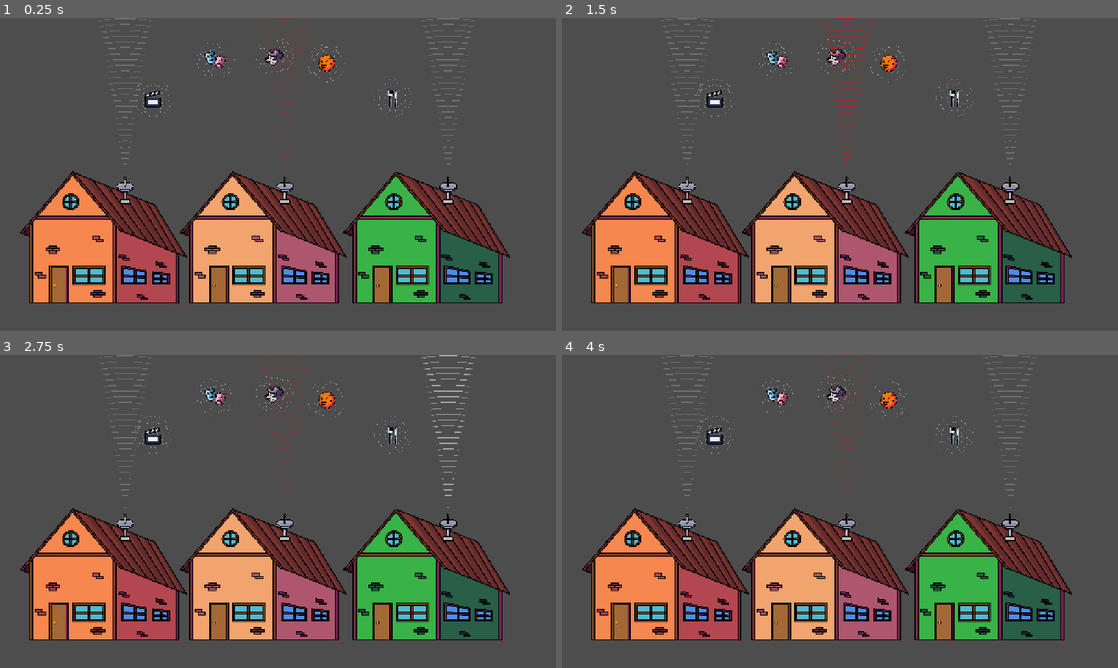
Above: before the commit, frames 1-4 (two rows, left to right).
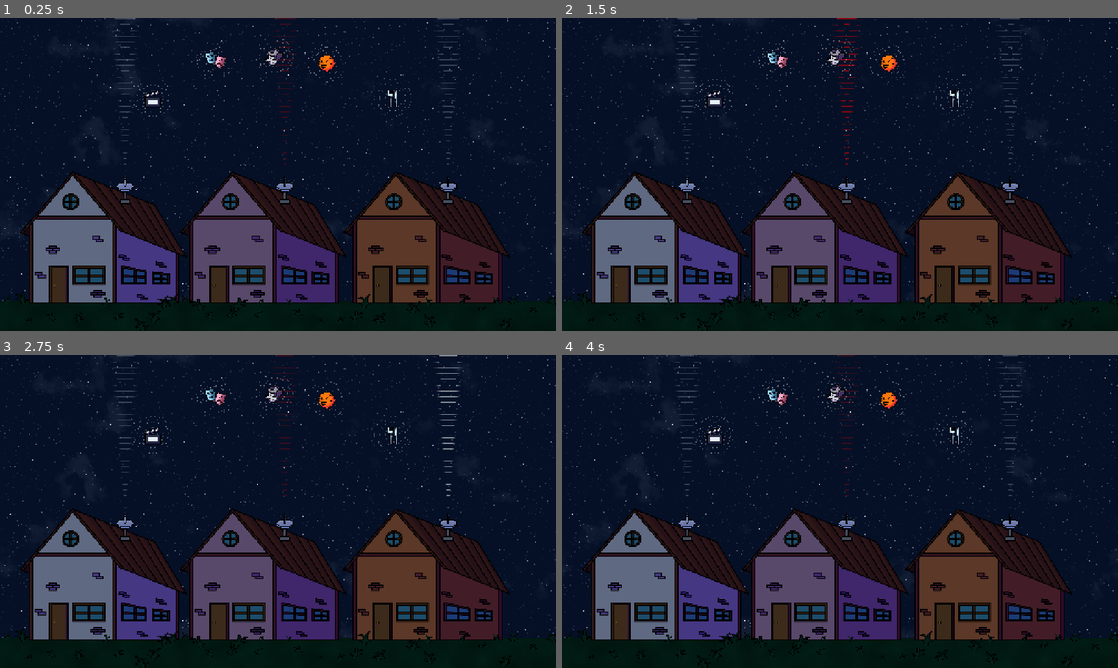
Above: after the commit, the same moments.

Repository: PedroMarangon/Ludum-Dare-59_TV-Signal-Game
Game: Godot game, scene res://scenes/game.tscn
The game is run twice, just before and just after one commit, with the same random seed, the same clock (stepped at 60 frames per second) and the same inputs. The engine's default icon, where the game draws it, is replaced by a stand-in: a white triangle on a blue panel in a dark square.
Inputs (mouse positions are in pixels of both pictures, inside the frame that each line leads up to):
- Up to frame 1 (0.25 s): no input
- Up to frame 2 (1.5 s): move the mouse to (689, 187) at 0.52 s; click (689, 187) at 0.67 s; move the mouse to (845, 187) at 1.27 s; click (845, 187) at 1.42 s
- Up to frame 3 (2.75 s): move the mouse to (450, 524) at 2.02 s; click (450, 524) at 2.17 s
- Up to frame 4 (4 s): move the mouse to (812, 574) at 2.77 s; click (812, 574) at 2.92 s; move the mouse to (1006, 558) at 3.52 s; click (1006, 558) at 3.67 s

The runs differ from the first frame. In frame 1, 94% of the frame differs, in the area x 0-100%, y 0-100%; in frame 2, 94%; in frame 3, 94%; in frame 4, 94%.

Commit message:
Added grass and night BG to the game

Diff:
--- a/prefabs/house.tscn
+++ b/prefabs/house.tscn
@@ -1,27 +1,11 @@
 [gd_scene format=3 uid="uid://tqvckvutc3s7"]
 
 [ext_resource type="Texture2D" uid="uid://cgn8646i41vre" path="res://assets/house.png" id="1_25t6t"]
-
-[sub_resource type="GDScript" id="GDScript_25t6t"]
-resource_name = "house_sprite"
-script/source = "@tool
-class_name HouseSprite extends Node2D
-
-@export_group(\"Colors\")
-@export var random_color :bool = true
-@export var colors :Array[Color] = [Color.WHITE]
-@export var single_color :Color = Color.WHITE
-
-@onready var walls: Sprite2D = %Walls
-
-func _ready() -> void:
-	if Engine.is_editor_hint():
-		return
-	%Walls.modulate = colors.pick_random() if random_color else single_color
-"
+[ext_resource type="Script" uid="uid://covx8d63hxbjn" path="res://scripts/house.gd" id="1_o8sle"]
 
 [node name="House" type="Node2D" unique_id=1085918880]
-script = SubResource("GDScript_25t6t")
+modulate = Color(0.3723, 0.41360998, 0.51, 1)
+script = ExtResource("1_o8sle")
 colors = Array[Color]([Color(1, 1, 1, 1), Color(0.87, 0.36540002, 0.36540002, 1), Color(0.22399999, 0.7, 0.2795334, 1), …(297 unchanged characters)…
 
 [node name="Walls" type="Sprite2D" parent="." unique_id=51530623]
@@ -44,7 +28,3 @@
 texture = ExtResource("1_25t6t")
 hframes = 2
 vframes = 2
-
-[node name="RemoteTransform2D" type="RemoteTransform2D" parent="." unique_id=1046158454]
-position = Vector2(96, -1056)
-scale = Vector2(0.99999994, 0.99999994)
--- a/prefabs/tv_antenna.tscn
+++ b/prefabs/tv_antenna.tscn
@@ -14,7 +14,7 @@
 [sub_resource type="ShaderMaterial" id="ShaderMaterial_aq5bu"]
 shader = ExtResource("3_ewu38")
 shader_parameter/offset = Vector2(0, -0.5)
-shader_parameter/angle = 15.0
+shader_parameter/angle = 6.0
 shader_parameter/angle_edge = 3.0
 shader_parameter/ring_frequency = 600.0
 shader_parameter/ring_width = 0.90000004275
@@ -36,6 +36,7 @@
 
 [node name="BaseSprite" type="Sprite2D" parent="." unique_id=494679810]
 unique_name_in_owner = true
+modulate = Color(0.3723, 0.41360998, 0.51, 1)
 position = Vector2(0, 105)
 scale = Vector2(0.4999999, 0.4999999)
 texture = ExtResource("8_gefff")
@@ -55,7 +56,7 @@
 
 [node name="TV_Area2D" type="Area2D" parent="Head/TV_SpriteShader" unique_id=98487875]
 position = Vector2(0, 64.25532)
-scale = Vector2(0.06382978, 0.06382978)
+scale = Vector2(0.03982985, 0.06382978)
 collision_layer = 2
 collision_mask = 2
 
@@ -64,6 +65,7 @@
 
 [node name="HeadSprite" type="Sprite2D" parent="Head" unique_id=1846191870]
 unique_name_in_owner = true
+modulate = Color(0.73, 0.811, 1, 1)
 position = Vector2(0, -22.5)
 scale = Vector2(0.24999999, 0.24999999)
 texture = ExtResource("8_gefff")
--- a/scenes/game.tscn
+++ b/scenes/game.tscn
@@ -1,7 +1,9 @@
 [gd_scene format=3 uid="uid://blb8kba4uy581"]
 
+[ext_resource type="Shader" uid="uid://dw32vddpa3wni" path="res://shaders/bg_stars.gdshader" id="1_vtaks"]
 [ext_resource type="PackedScene" uid="uid://dj7hrroalnam7" path="res://prefabs/tv_antenna.tscn" id="1_yqjtg"]
 [ext_resource type="Script" uid="uid://dhg1muh52x5l0" path="res://scripts/interest.gd" id="3_feb5d"]
+[ext_resource type="Texture2D" uid="uid://djuy5yvbwang1" path="res://assets/icons.png" id="3_kvpfn"]
 [ext_resource type="Resource" uid="uid://mnny2q74ljs5" path="res://resources/interest_movie.tres" id="3_lbhrr"]
 [ext_resource type="PackedScene" uid="uid://wo721h5vxll1" path="res://prefabs/interest.tscn" id="3_lnu2h"]
 [ext_resource type="Resource" uid="uid://c6bpd28kldre7" path="res://resources/interest_cooking.tres" id="4_u5sy4"]
@@ -10,26 +12,519 @@
 [ext_resource type="Resource" uid="uid://beveyt2dp5b3y" path="res://resources/interest_drama.tres" id="7_vtaks"]
 [ext_resource type="PackedScene" uid="uid://tqvckvutc3s7" path="res://prefabs/house.tscn" id="9_0tnpc"]
 
+[sub_resource type="Gradient" id="Gradient_vtaks"]
+offsets = PackedFloat32Array(0.672043, 0.79569894)
+
+[sub_resource type="FastNoiseLite" id="FastNoiseLite_kvpfn"]
+noise_type = 5
+frequency = 0.0115
+offset = Vector3(-208, 0, 0)
+domain_warp_enabled = true
+
+[sub_resource type="NoiseTexture2D" id="NoiseTexture2D_dinhu"]
+width = 1328
+height = 680
+noise = SubResource("FastNoiseLite_kvpfn")
+color_ramp = SubResource("Gradient_vtaks")
+seamless = true
+
+[sub_resource type="Gradient" id="Gradient_kvpfn"]
+offsets = PackedFloat32Array(0.7607527, 0.85215056)
+
+[sub_resource type="FastNoiseLite" id="FastNoiseLite_dinhu"]
+frequency = 0.1686
+
+[sub_resource type="NoiseTexture2D" id="NoiseTexture2D_kvuet"]
+width = 1328
+height = 680
+generate_mipmaps = false
+noise = SubResource("FastNoiseLite_dinhu")
+color_ramp = SubResource("Gradient_kvpfn")
+seamless = true
+normalize = false
+seamless_blend_skirt = 0.0
+
+[sub_resource type="ShaderMaterial" id="ShaderMaterial_kvpfn"]
+shader = ExtResource("1_vtaks")
+shader_parameter/star_noise = SubResource("NoiseTexture2D_kvuet")
+shader_parameter/speed = 1.0
+shader_parameter/cloud_power = 0.05
+shader_parameter/multiply_cloud = false
+shader_parameter/clouds_noise = SubResource("NoiseTexture2D_dinhu")
+
+[sub_resource type="Gradient" id="Gradient_dinhu"]
+colors = PackedColorArray(0.62, 0.62, 0.62, 1, 1, 1, 1, 1)
+
+[sub_resource type="FastNoiseLite" id="FastNoiseLite_kvuet"]
+
+[sub_resource type="NoiseTexture2D" id="NoiseTexture2D_trtic"]
+width = 1328
+height = 84
+noise = SubResource("FastNoiseLite_kvuet")
+color_ramp = SubResource("Gradient_dinhu")
+
+[sub_resource type="Gradient" id="Gradient_ir15t"]
+colors = PackedColorArray(0, 0, 0, 1, 0, 0, 0, 1)
+
+[sub_resource type="FastNoiseLite" id="FastNoiseLite_ca42v"]
+
+[sub_resource type="NoiseTexture2D" id="NoiseTexture2D_rysoc"]
+noise = SubResource("FastNoiseLite_ca42v")
+color_ramp = SubResource("Gradient_ir15t")
+
+[sub_resource type="ShaderMaterial" id="ShaderMaterial_ssvqc"]
+shader = ExtResource("1_vtaks")
+shader_parameter/star_noise = SubResource("NoiseTexture2D_rysoc")
+shader_parameter/speed = 0.0
+shader_parameter/cloud_power = 1.0
+shader_parameter/multiply_cloud = true
+shader_parameter/clouds_noise = SubResource("NoiseTexture2D_trtic")
+
+[sub_resource type="GDScript" id="GDScript_kvpfn"]
+resource_name = "grass_randomizer"
+script/source = "extends Node2D
+
+
+@export_range(0.0, 15.0, 0.1) var skew_random:float = 1.0
+@export_range(0.0, 5.0, 0.1) var rotation_random:float = 1.0
+@export_range(0.0, 0.1, 0.05) var scale_random:float = 0.05
+
+
+# Called when the node enters the scene tree for the first time.
+func _ready() -> void:
+	for grass:Sprite2D in get_children():
+		grass.skew += randf_range(-skew_random, skew_random)
+		grass.rotation_degrees += randf_range(-rotation_random, rotation_random)
+		grass.scale += Vector2.ONE * randf_range(-scale_random, scale_random)
+		grass.flip_h = randf() > 0.5
+"
+
 [node name="Node2D" type="Node2D" unique_id=867534550]
 
 [node name="Scenario" type="Node2D" parent="." unique_id=981728001]
 
+[node name="ColorRect" type="ColorRect" parent="Scenario" unique_id=992477206]
+texture_repeat = 2
+material = SubResource("ShaderMaterial_kvpfn")
+offset_left = -664.0
+offset_top = -312.0
+offset_right = 664.0
+offset_bottom = 368.0
+mouse_filter = 2
+color = Color(0.0195, 0.06300002, 0.15, 1)
+metadata/_edit_lock_ = true
+
+[node name="ColorRect2" type="ColorRect" parent="Scenario" unique_id=910266924]
+texture_repeat = 2
+offset_left = -664.0
+offset_top = 362.0
+offset_right = 664.0
+offset_bottom = 448.0
+mouse_filter = 2
+color = Color(0, 0, 0, 1)
+metadata/_edit_lock_ = true
+
+[node name="ColorRect3" type="ColorRect" parent="Scenario" unique_id=169102404]
+texture_repeat = 2
+material = SubResource("ShaderMaterial_ssvqc")
+offset_left = -664.0
+offset_top = 364.0
+offset_right = 664.0
+offset_bottom = 448.0
+mouse_filter = 2
+color = Color(0.007297091, 0.11868266, 0.08589352, 1)
+metadata/_edit_lock_ = true
+
 [node name="Houses" type="Node2D" parent="Scenario" unique_id=1248918203]
+metadata/_edit_lock_ = true
 
 [node name="House" parent="Scenario/Houses" unique_id=1085918880 instance=ExtResource("9_0tnpc")]
 position = Vector2(-376, 368)
 scale = Vector2(0.25, 0.25)
+metadata/_edit_lock_ = true
 
 [node name="House2" parent="Scenario/Houses" unique_id=2041218654 instance=ExtResource("9_0tnpc")]
 position = Vector2(-8, 368)
 scale = Vector2(0.25, 0.25)
+metadata/_edit_lock_ = true
 
 [node name="House3" parent="Scenario/Houses" unique_id=1526619360 instance=ExtResource("9_0tnpc")]
 position = Vector2(368, 368)
 scale = Vector2(0.25, 0.25)
+metadata/_edit_lock_ = true
+
+[node name="Grass" type="Node2D" parent="Scenario" unique_id=1336957973]
+script = SubResource("GDScript_kvpfn")
+skew_random = 0.5
+rotation_random = 0.5
+metadata/_edit_lock_ = true
+
+[node name="Icons" type="Sprite2D" parent="Scenario/Grass" unique_id=1631389302]
+modulate = Color(0.007843138, 0.11764706, 0.08627451, 1)
+position = Vector2(-624, 358)
+scale = Vector2(0.1, 0.1)
+texture = ExtResource("3_kvpfn")
+hframes = 4
+vframes = 4
+frame = 6
+metadata/_edit_lock_ = true
+
+[node name="Icons2" type="Sprite2D" parent="Scenario/Grass" unique_id=1801769930]
+modulate = Color(0.007843138, 0.11764706, 0.08627451, 1)
+position = Vector2(-590, 354)
+scale = Vector2(0.1, 0.1)
+texture = ExtResource("3_kvpfn")
+hframes = 4
+vframes = 4
+frame = 6
+metadata/_edit_lock_ = true
+
+[node name="Icons3" type="Sprite2D" parent="Scenario/Grass" unique_id=1095454379]
+modulate = Color(0.007843138, 0.11764706, 0.08627451, 1)
+position = Vector2(-394, 364)
+scale = Vector2(0.1, 0.1)
+texture = ExtResource("3_kvpfn")
+hframes = 4
+vframes = 4
+frame = 6
+metadata/_edit_lock_ = true
+
+[node name="Icons4" type="Sprite2D" parent="Scenario/Grass" unique_id=490284916]
+modulate = Color(0.007843138, 0.11764706, 0.08627451, 1)
+position = Vector2(-242.00002, 359)
+scale = Vector2(0.1, 0.1)
+texture = ExtResource("3_kvpfn")
+hframes = 4
+vframes = 4
+frame = 6
+metadata/_edit_lock_ = true
+
+[node name="Icons5" type="Sprite2D" parent="Scenario/Grass" unique_id=510102533]
+modulate = Color(0.007843138, 0.11764706, 0.08627451, 1)
+position = Vector2(-263, 365)
+scale = Vector2(0.1, 0.1)
+texture = ExtResource("3_kvpfn")
+hframes = 4
+vframes = 4
+frame = 6
+metadata/_edit_lock_ = true
+
+[node name="Icons6" type="Sprite2D" parent="Scenario/Grass" unique_id=121241573]
+modulate = Color(0.007843138, 0.11764706, 0.08627451, 1)
+position = Vector2(-185, 369)
+scale = Vector2(0.1, 0.1)
+texture = ExtResource("3_kvpfn")
+hframes = 4
+vframes = 4
+frame = 6
+metadata/_edit_lock_ = true
+
+[node name="Icons7" type="Sprite2D" parent="Scenario/Grass" unique_id=493568952]
+modulate = Color(0.007843138, 0.11764706, 0.08627451, 1)
+position = Vector2(-213, 357)
+scale = Vector2(0.1, 0.1)
+texture = ExtResource("3_kvpfn")
+hframes = 4
+vframes = 4
+frame = 6
+metadata/_edit_lock_ = true
+
+[node name="Icons8" type="Sprite2D" parent="Scenario/Grass" unique_id=1517888093]
+modulate = Color(0.007843138, 0.11764706, 0.08627451, 1)
+position = Vector2(-88.00001, 368)
+scale = Vector2(0.1, 0.1)
+texture = ExtResource("3_kvpfn")
+hframes = 4
+vframes = 4
+frame = 6
+metadata/_edit_lock_ = true
+
+[node name="Icons9" type="Sprite2D" parent="Scenario/Grass" unique_id=1884580156]
+modulate = Color(0.007843138, 0.11764706, 0.08627451, 1)
+position = Vector2(-37.000004, 363)
+scale = Vector2(0.1, 0.1)
+texture = ExtResource("3_kvpfn")
+hframes = 4
+vframes = 4
+frame = 6
+metadata/_edit_lock_ = true
+
+[node name="Icons10" type="Sprite2D" parent="Scenario/Grass" unique_id=746056804]
+modulate = Color(0.007843138, 0.11764706, 0.08627451, 1)
+position = Vector2(24.999996, 364)
+scale = Vector2(0.1, 0.1)
+texture = ExtResource("3_kvpfn")
+hframes = 4
+vframes = 4
+frame = 6
+metadata/_edit_lock_ = true
+
+[node name="Icons11" type="Sprite2D" parent="Scenario/Grass" unique_id=430559267]
+modulate = Color(0.007843138, 0.11764706, 0.08627451, 1)
+position = Vector2(235, 402)
+scale = Vector2(0.1, 0.1)
+texture = ExtResource("3_kvpfn")
+hframes = 4
+vframes = 4
+frame = 6
+metadata/_edit_lock_ = true
+
+[node name="Icons12" type="Sprite2D" parent="Scenario/Grass" unique_id=1279760831]
+modulate = Color(0.007843138, 0.11764706, 0.08627451, 1)
+position = Vector2(181.99998, 395.8)
+scale = Vector2(0.1, 0.1)
+texture = ExtResource("3_kvpfn")
+hframes = 4
+vframes = 4
+frame = 6
+metadata/_edit_lock_ = true
+
+[node name="Icons13" type="Sprite2D" parent="Scenario/Grass" unique_id=985228822]
+modulate = Color(0.007843138, 0.11764706, 0.08627451, 1)
+position = Vector2(200, 362)
+scale = Vector2(0.1, 0.1)
+texture = ExtResource("3_kvpfn")
+hframes = 4
+vframes = 4
+frame = 6
+metadata/_edit_lock_ = true
+
+[node name="Icons24" type="Sprite2D" parent="Scenario/Grass" unique_id=1966678155]
+modulate = Color(0.007843138, 0.11764706, 0.08627451, 1)
+position = Vector2(-157.19998, 395.8)
+scale = Vector2(0.1, 0.1)
+texture = ExtResource("3_kvpfn")
+hframes = 4
+vframes = 4
+frame = 6
+metadata/_edit_lock_ = true
+
+[node name="Icons25" type="Sprite2D" parent="Scenario/Grass" unique_id=536317050]
+modulate = Color(0.007843138, 0.11764706, 0.08627451, 1)
+position = Vector2(-106.19998, 390.8)
+scale = Vector2(0.1, 0.1)
+texture = ExtResource("3_kvpfn")
+hframes = 4
+vframes = 4
+frame = 6
+metadata/_edit_lock_ = true
+
+[node name="Icons26" type="Sprite2D" parent="Scenario/Grass" unique_id=1752178198]
+modulate = Color(0.007843138, 0.11764706, 0.08627451, 1)
+position = Vector2(-44.199986, 391.8)
+scale = Vector2(0.1, 0.1)
+texture = ExtResource("3_kvpfn")
+hframes = 4
+vframes = 4
+frame = 6
+metadata/_edit_lock_ = true
+
+[node name="Icons27" type="Sprite2D" parent="Scenario/Grass" unique_id=911708890]
+modulate = Color(0.007843138, 0.11764706, 0.08627451, 1)
+position = Vector2(46.800003, 388.8)
+scale = Vector2(0.1, 0.1)
+texture = ExtResource("3_kvpfn")
+hframes = 4
+vframes = 4
+frame = 6
+metadata/_edit_lock_ = true
+
+[node name="Icons28" type="Sprite2D" parent="Scenario/Grass" unique_id=483099793]
+modulate = Color(0.007843138, 0.11764706, 0.08627451, 1)
+position = Vector2(98.80002, 407.8)
+scale = Vector2(0.1, 0.1)
+texture = ExtResource("3_kvpfn")
+hframes = 4
+vframes = 4
+frame = 6
+metadata/_edit_lock_ = true
+
+[node name="Icons29" type="Sprite2D" parent="Scenario/Grass" unique_id=967924637]
+modulate = Color(0.007843138, 0.11764706, 0.08627451, 1)
+position = Vector2(144.8, 405.59998)
+scale = Vector2(0.1, 0.1)
+texture = ExtResource("3_kvpfn")
+hframes = 4
+vframes = 4
+frame = 6
+metadata/_edit_lock_ = true
+
+[node name="Icons30" type="Sprite2D" parent="Scenario/Grass" unique_id=1446164350]
+modulate = Color(0.007843138, 0.11764706, 0.08627451, 1)
+position = Vector2(-571.2, 403.8)
+scale = Vector2(0.1, 0.1)
+texture = ExtResource("3_kvpfn")
+hframes = 4
+vframes = 4
+frame = 6
+metadata/_edit_lock_ = true
+
+[node name="Icons31" type="Sprite2D" parent="Scenario/Grass" unique_id=2023036088]
+modulate = Color(0.007843138, 0.11764706, 0.08627451, 1)
+position = Vector2(-520.2, 398.8)
+scale = Vector2(0.1, 0.1)
+texture = ExtResource("3_kvpfn")
+hframes = 4
+vframes = 4
+frame = 6
+metadata/_edit_lock_ = true
+
+[node name="Icons32" type="Sprite2D" parent="Scenario/Grass" unique_id=1532009451]
+modulate = Color(0.007843138, 0.11764706, 0.08627451, 1)
+position = Vector2(-458.2, 399.8)
+scale = Vector2(0.1, 0.1)
+texture = ExtResource("3_kvpfn")
+hframes = 4
+vframes = 4
+frame = 6
+metadata/_edit_lock_ = true
+
+[node name="Icons33" type="Sprite2D" parent="Scenario/Grass" unique_id=124226864]
+modulate = Color(0.007843138, 0.11764706, 0.08627451, 1)
+position = Vector2(-367.2, 396.8)
+scale = Vector2(0.1, 0.1)
+texture = ExtResource("3_kvpfn")
+hframes = 4
+vframes = 4
+frame = 6
+metadata/_edit_lock_ = true
+
+[node name="Icons34" type="Sprite2D" parent="Scenario/Grass" unique_id=1058768127]
+modulate = Color(0.007843138, 0.11764706, 0.08627451, 1)
+position = Vector2(-315.2, 415.8)
+scale = Vector2(0.1, 0.1)
+texture = ExtResource("3_kvpfn")
+hframes = 4
+vframes = 4
+frame = 6
+metadata/_edit_lock_ = true
+
+[node name="Icons35" type="Sprite2D" parent="Scenario/Grass" unique_id=1443942625]
+modulate = Color(0.007843138, 0.11764706, 0.08627451, 1)
+position = Vector2(-283.2, 397.8)
+scale = Vector2(0.1, 0.1)
+texture = ExtResource("3_kvpfn")
+hframes = 4
+vframes = 4
+frame = 6
+metadata/_edit_lock_ = true
+
+[node name="Icons14" type="Sprite2D" parent="Scenario/Grass" unique_id=1794954350]
+modulate = Color(0.007843138, 0.11764706, 0.08627451, 1)
+position = Vector2(313, 377)
+scale = Vector2(0.1, 0.1)
+texture = ExtResource("3_kvpfn")
+hframes = 4
+vframes = 4
+frame = 6
+metadata/_edit_lock_ = true
+
+[node name="Icons15" type="Sprite2D" parent="Scenario/Grass" unique_id=1212840101]
+modulate = Color(0.007843138, 0.11764706, 0.08627451, 1)
+position = Vector2(348, 407)
+scale = Vector2(0.1, 0.1)
+texture = ExtResource("3_kvpfn")
+hframes = 4
+vframes = 4
+frame = 6
+metadata/_edit_lock_ = true
+
+[node name="Icons16" type="Sprite2D" parent="Scenario/Grass" unique_id=1157292912]
+modulate = Color(0.007843138, 0.11764706, 0.08627451, 1)
+position = Vector2(347, 365)
+scale = Vector2(0.1, 0.1)
+texture = ExtResource("3_kvpfn")
+hframes = 4
+vframes = 4
+frame = 6
+metadata/_edit_lock_ = true
+
+[node name="Icons17" type="Sprite2D" parent="Scenario/Grass" unique_id=1377718247]
+modulate = Color(0.007843138, 0.11764706, 0.08627451, 1)
+position = Vector2(425, 363)
+scale = Vector2(0.1, 0.1)
+texture = ExtResource("3_kvpfn")
+hframes = 4
+vframes = 4
+frame = 6
+metadata/_edit_lock_ = true
+
+[node name="Icons18" type="Sprite2D" parent="Scenario/Grass" unique_id=488610133]
+modulate = Color(0.007843138, 0.11764706, 0.08627451, 1)
+position = Vector2(471, 377)
+scale = Vector2(0.1, 0.1)
+texture = ExtResource("3_kvpfn")
+hframes = 4
+vframes = 4
+frame = 6
+metadata/_edit_lock_ = true
+
+[node name="Icons19" type="Sprite2D" parent="Scenario/Grass" unique_id=1963607597]
+modulate = Color(0.007843138, 0.11764706, 0.08627451, 1)
+position = Vector2(502, 360)
+scale = Vector2(0.1, 0.1)
+texture = ExtResource("3_kvpfn")
+hframes = 4
+vframes = 4
+frame = 6
+metadata/_edit_lock_ = true
+
+[node name="Icons20" type="Sprite2D" parent="Scenario/Grass" unique_id=1093070288]
+modulate = Color(0.007843138, 0.11764706, 0.08627451, 1)
+position = Vector2(543, 360)
+scale = Vector2(0.1, 0.1)
+texture = ExtResource("3_kvpfn")
+hframes = 4
+vframes = 4
+frame = 6
+metadata/_edit_lock_ = true
+
+[node name="Icons21" type="Sprite2D" parent="Scenario/Grass" unique_id=753071105]
+modulate = Color(0.007843138, 0.11764706, 0.08627451, 1)
+position = Vector2(588, 383)
+scale = Vector2(0.1, 0.1)
+texture = ExtResource("3_kvpfn")
+hframes = 4
+vframes = 4
+frame = 6
+metadata/_edit_lock_ = true
+
+[node name="Icons22" type="Sprite2D" parent="Scenario/Grass" unique_id=1214692762]
+modulate = Color(0.007843138, 0.11764706, 0.08627451, 1)
+position = Vector2(525, 414)
+scale = Vector2(0.1, 0.1)
+texture = ExtResource("3_kvpfn")
+hframes = 4
+vframes = 4
+frame = 6
+metadata/_edit_lock_ = true
+
+[node name="Icons23" type="Sprite2D" parent="Scenario/Grass" unique_id=1150115135]
+modulate = Color(0.007843138, 0.11764706, 0.08627451, 1)
+position = Vector2(631, 360)
+scale = Vector2(0.1, 0.1)
+texture = ExtResource("3_kvpfn")
+hframes = 4
+vframes = 4
+frame = 6
+metadata/_edit_lock_ = true
 
 [node name="Camera2D" type="Camera2D" parent="." unique_id=1101897568]
 position = Vector2(0, 72)
+
+[node name="Antenna" type="Node2D" parent="." unique_id=1302027677]
+
+[node name="TV_Antenna" parent="Antenna" unique_id=1073357383 instance=ExtResource("1_yqjtg")]
+position = Vector2(-351.99997, 103.99999)
+acceptable_interests = Array[ExtResource("3_feb5d")]([ExtResource("6_0tnpc"), ExtResource("4_u5sy4"), ExtResource("7_vtaks")])
+
+[node name="TV_Antenna2" parent="Antenna" unique_id=2053965206 instance=ExtResource("1_yqjtg")]
+position = Vector2(15.999999, 103.99999)
+acceptable_interests = Array[ExtResource("3_feb5d")]([ExtResource("4_u5sy4"), ExtResource("7_vtaks"), ExtResource("5_gee14")])
+
+[node name="TV_Antenna3" parent="Antenna" unique_id=1246153024 instance=ExtResource("1_yqjtg")]
+position = Vector2(391.99997, 103.99999)
+acceptable_interests = Array[ExtResource("3_feb5d")]([ExtResource("6_0tnpc"), ExtResource("3_lbhrr"), ExtResource("5_gee14")])
 
 [node name="Channels" type="Node2D" parent="." unique_id=2082271592]
 
@@ -57,17 +552,3 @@
 position = Vector2(-144, -192)
 interest = ExtResource("7_vtaks")
 metadata/_edit_lock_ = true
-
-[node name="Antenna" type="Node2D" parent="." unique_id=1302027677]
-
-[node name="TV_Antenna" parent="Antenna" unique_id=1073357383 instance=ExtResource("1_yqjtg")]
-position = Vector2(-351.99997, 103.99999)
-acceptable_interests = Array[ExtResource("3_feb5d")]([ExtResource("6_0tnpc"), ExtResource("4_u5sy4"), ExtResource("7_vtaks")])
-
-[node name="TV_Antenna2" parent="Antenna" unique_id=2053965206 instance=ExtResource("1_yqjtg")]
-position = Vector2(15.999999, 103.99999)
-acceptable_interests = Array[ExtResource("3_feb5d")]([ExtResource("4_u5sy4"), ExtResource("7_vtaks"), ExtResource("5_gee14")])
-
-[node name="TV_Antenna3" parent="Antenna" unique_id=1246153024 instance=ExtResource("1_yqjtg")]
-position = Vector2(391.99997, 103.99999)
-acceptable_interests = Array[ExtResource("3_feb5d")]([ExtResource("6_0tnpc"), ExtResource("3_lbhrr"), ExtResource("5_gee14")])
--- /dev/null
+++ b/scripts/house.gd
@@ -0,0 +1,14 @@
+@tool
+class_name HouseSprite extends Node2D
+
+@export_group("Colors")
+@export var random_color :bool = true
+@export var colors :Array[Color] = [Color.WHITE]
+@export var single_color :Color = Color.WHITE
+
+@onready var walls: Sprite2D = %Walls
+
+func _ready() -> void:
+	if Engine.is_editor_hint():
+		return
+	%Walls.modulate = colors.pick_random() if random_color else single_color
--- /dev/null
+++ b/shaders/bg_stars.gdshader
@@ -0,0 +1,35 @@
+shader_type canvas_item;
+
+uniform sampler2D star_noise :source_color, repeat_enable;
+uniform float speed = 1.0;
+uniform float cloud_power = 0.05;
+uniform bool multiply_cloud = false;
+uniform sampler2D clouds_noise :source_color, repeat_enable;
+
+varying vec4 modulate;
+
+void vertex() {
+	modulate = COLOR;
+}
+
+void fragment() {
+	vec4 star = texture(star_noise, UV);
+	vec4 clouds = texture(clouds_noise, UV + TIME * 0.01 * vec2(speed, 0));
+	COLOR = modulate + star;
+	if(multiply_cloud) {
+		COLOR *= (clouds * cloud_power);
+	}
+	else {
+		COLOR += (clouds * cloud_power);
+	}
+
+	//if (star.x > 0.9)
+	//{
+		//COLOR.rgb += star.rgb;
+	//}
+}
+
+//void light() {
+//	// Called for every pixel for every light affecting the CanvasItem.
+//	// Uncomment to replace the default light processing function with this one.
+//}
Binary file changed: assets/house.png
Binary file changed: assets/icons.png
Not shown, added: scripts/house.gd.uid
Not shown, added: shaders/bg_stars.gdshader.uid
Not shown, changed: assets/house.psd
Not shown, changed: assets/icons.psd
